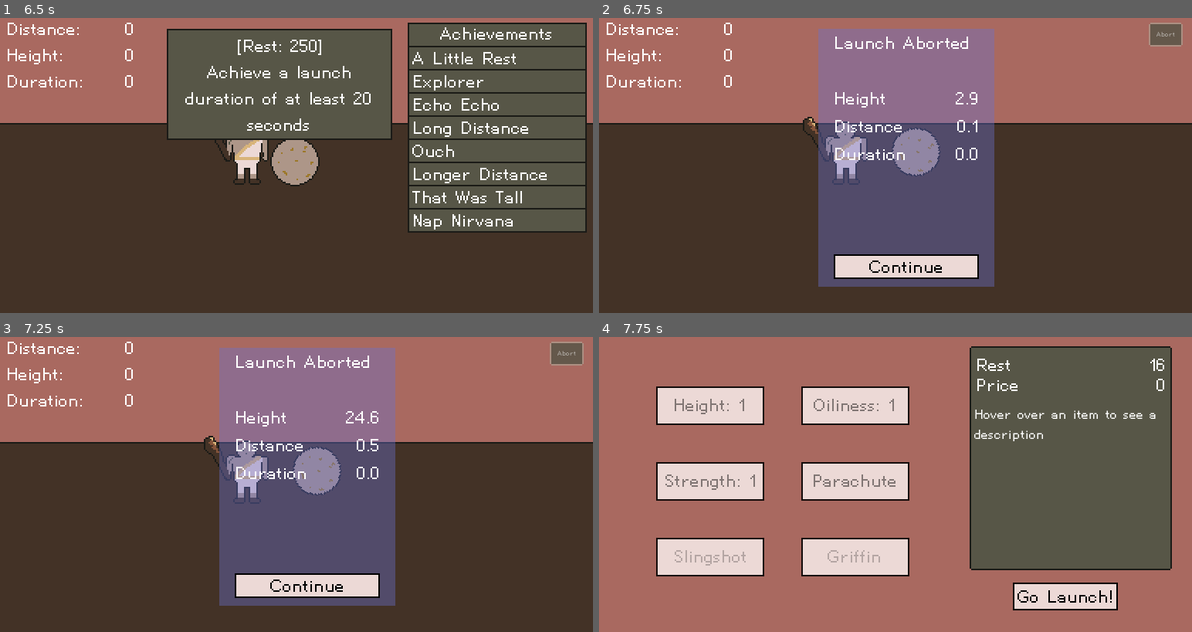
Above: before the commit, frames 1-4 (two rows, left to right).
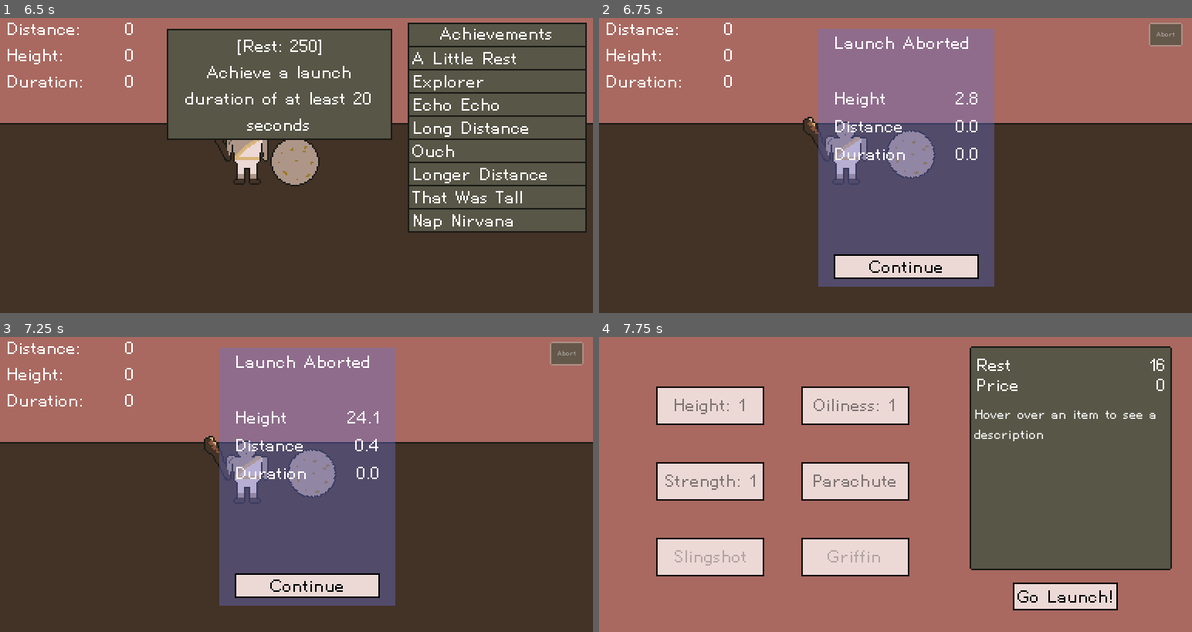
Above: after the commit, the same moments.

Repository: nolenroyalty/sisyphus-needs-a-nap
Game: Godot game, scene res://Intro/Intro.tscn
Two runs of this game, one before a commit and one after it. Both use one fixed random seed, a clock stepped at 60 frames per second and the inputs below.
Inputs (mouse positions are in pixels of both pictures, inside the frame that each line leads up to):
- Up to frame 1 (6.5 s): click "skip" at 0.5 s; click "Abort" at 1.25 s; click "Got it" at 2 s; click "Abort" at 2.75 s; click "Got it" at 3.5 s; click "Abort" at 4.25 s; tap Enter (ui_accept) at 5, 5.27, 5.57, 5.75, 6.02, 6.32 s; move the mouse to (296, 162) at 5.02 s; tap 2 (deploy_griffin) at 5.1 s; click (296, 162) at 5.17 s; move the mouse to (498, 59) at 5.77 s; tap 1 (deploy_parachute) at 5.85 s; click (498, 59) at 5.92 s
- Up to frame 2 (6.75 s): tap Enter (ui_accept) at 6.5 s; move the mouse to (1097, 79) at 6.52 s; tap Space (launch_boulder) at 6.6 s; click (1097, 79) at 6.67 s
- Up to frame 3 (7.25 s): no input
- Up to frame 4 (7.75 s): click "Continue" at 7.25 s

Frame 1 is identical in both runs. In frame 2, 0.4% of the frame differs, in the area x 48-64%, y 26-55%; in frame 3, 0.5%, in the area x 48-64%, y 25-55%; in frame 4, nothing differs.

Commit message:
reduce variance, higher raycast height, add some more fake terrain

Diff:
--- a/Flight/Flight.gd
+++ b/Flight/Flight.gd
@@ -79,14 +79,11 @@
 func calculate_starting_velocity():
 	var starting_velocity = DEFAULT_STARTING_VELOCITY
 	var multiplier = 1
-	var variance_base = 0.12
 
 	match State.strength_level:
 		0:
-			variance_base = 0.05
 			multiplier = 1.0
 		1:
-			variance_base = 0.09
 			multiplier = 1.35
 		2: multiplier = 1.7
 		3: multiplier = 1.85
@@ -96,7 +93,7 @@
 		_:
 			print("Unknown strength level %d" % State.strength_level)
 
-	var variance = rng.randfn(0, variance_base)
+	var variance = rng.randf_range(-.12, 0.12)
 	starting_velocity *= multiplier
 	print("velocity: %s variance: %s -> %s" % [starting_velocity, variance, starting_velocity * variance])
 	starting_velocity += starting_velocity * variance
